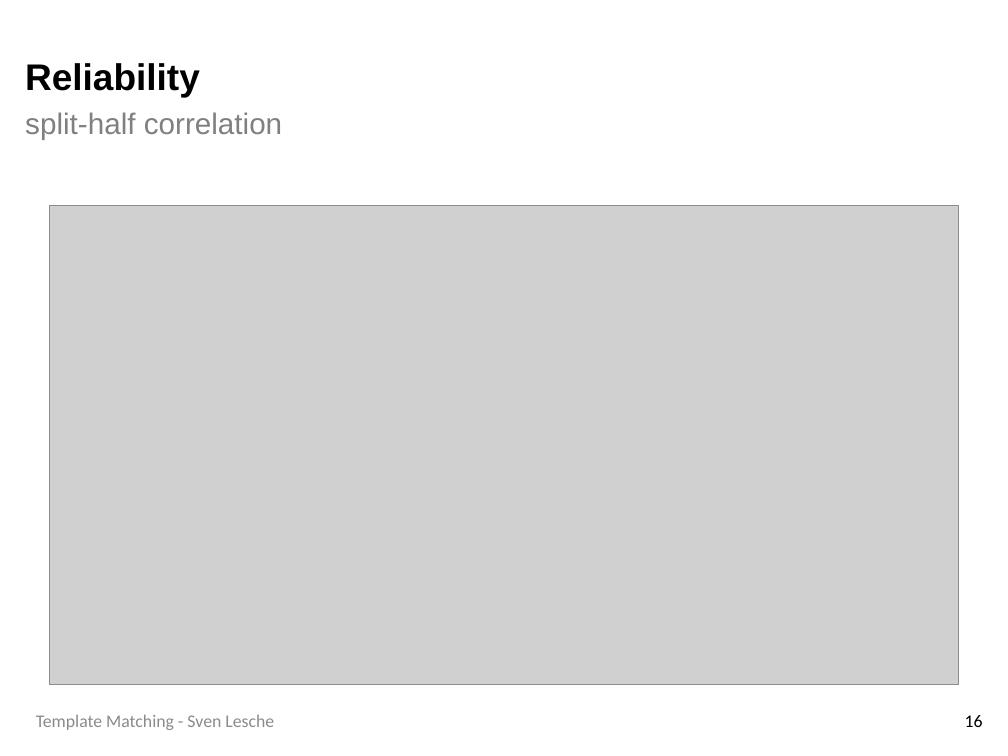
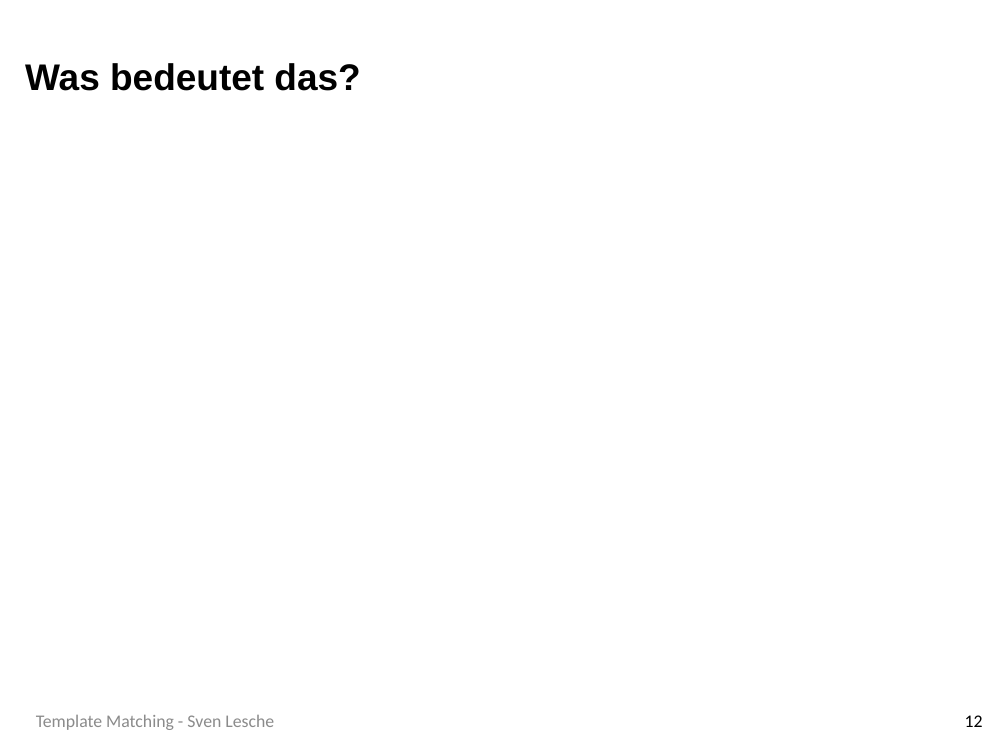
Before and after one commit to SLesche/levy-intelligence, a slide deck: slide 12 of presentations/levy_presentation.pptx (slide 16 before the commit). Drawn at 1008x756 pixels with LibreOffice and Linux fonts; fonts in the diff are those of the drawing; grey boxes stand for pictures; background and template pictures are left out. Boxes give left, top, right and bottom in pixels: in the first picture for what was removed or moved away, otherwise in the second. Text is boxed around its words. In the diff, an @@ line names an element or a change of style, - is before the commit and + after.

```diff
--- a/presentations/levy_presentation.pptx
+++ b/presentations/levy_presentation.pptx
@@ title at box(25, 63, 360, 91): text changed; size 20 to 25 pt; text colour #808080 to #000000; bold on @@
-Reliability
-split-half correlation
+Was bedeutet das?
@@ picture removed at box(49, 206, 958, 685) @@
@@ page number at box(965, 715, 983, 727): text changed @@
-16
+12
```
Also in this commit, not shown: 13 other slides changed, 3 slides added, 26 slides removed.
